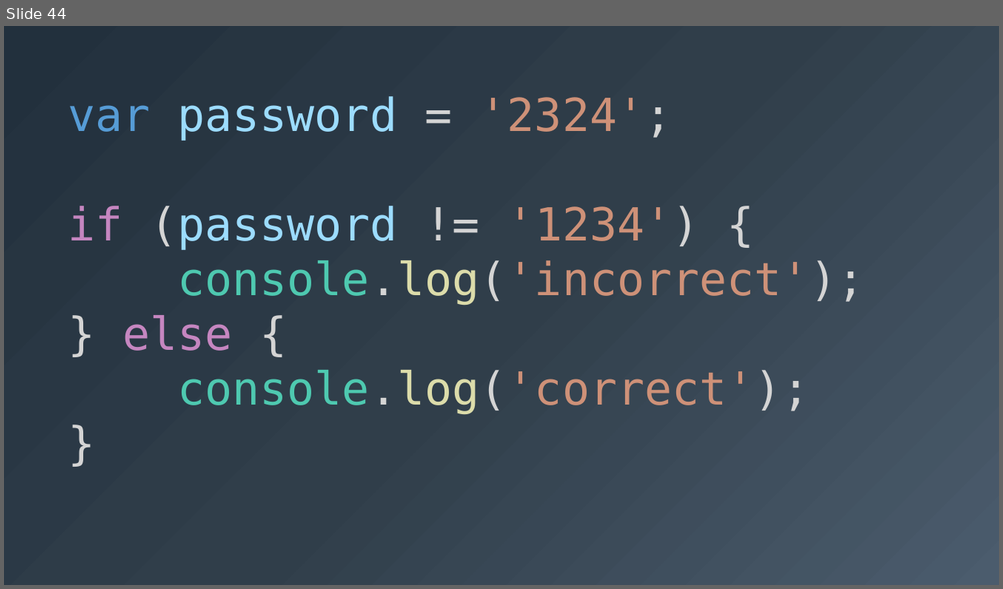
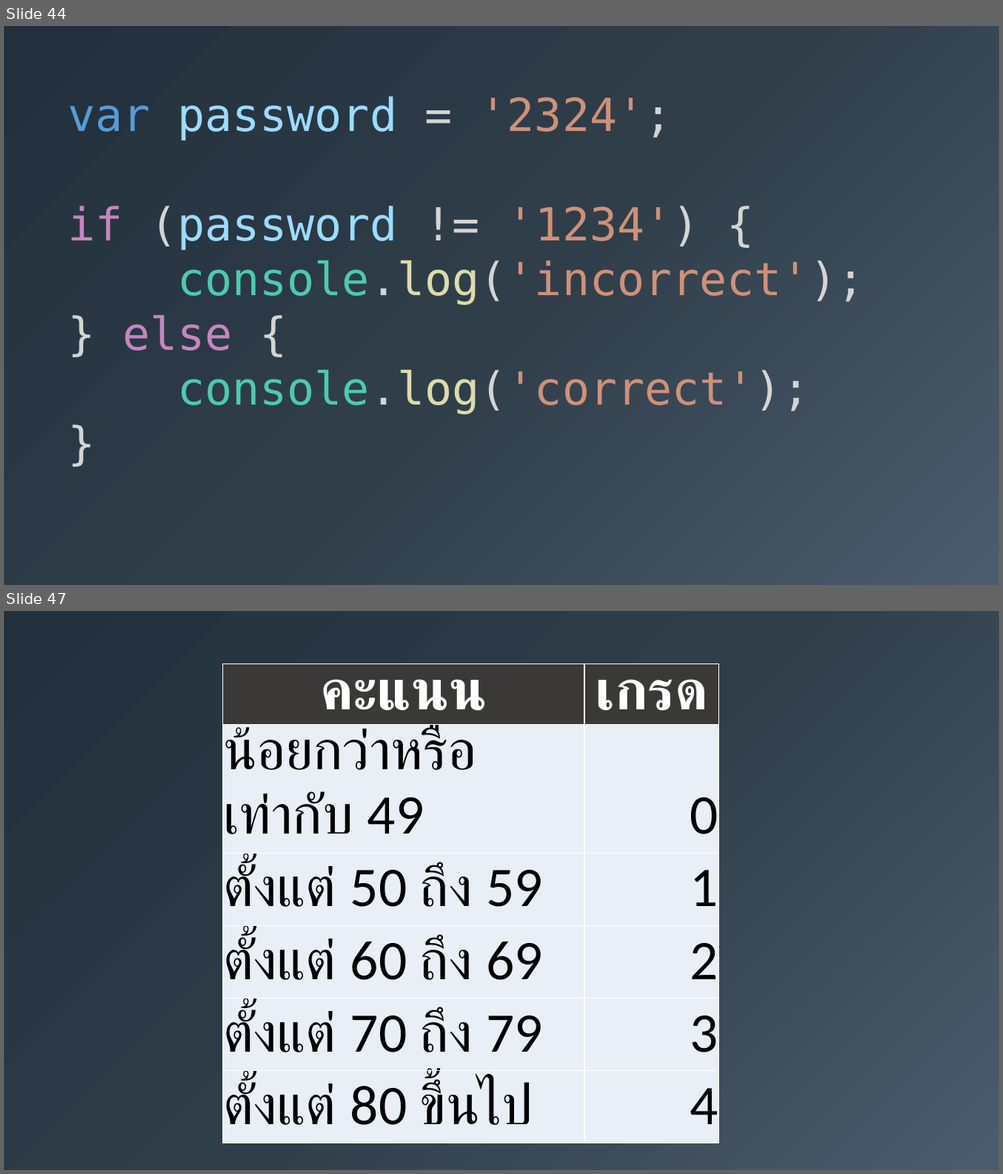
Before and after one commit to iamcmnut/moonlight-academy, a slide deck: course/Programming.for.Noobs/episode_5.0/ep5_presentation.pptx. Shown one above the other, each under a label of ours: slide 44 before the commit, slides 44 and 47 after it; the slides between them are not shown. The pictures are 1003x589 and 1003x1174 pixels, drawn with LibreOffice and Linux fonts; fonts in the diff are those of the drawing. Boxes give left, top, right and bottom in pixels: in the first picture for what was removed or moved away, otherwise in the second. Text is boxed around its words. In the diff, an @@ line names an element or a change of style, - is before the commit and + after.

```diff
--- a/course/Programming.for.Noobs/episode_5.0/ep5_presentation.pptx
+++ b/course/Programming.for.Noobs/episode_5.0/ep5_presentation.pptx
@@ slide 47 added at [4,611,999,1170], background gradient #4B5C6D to #303E4A to #22303D @@
@@ table added at [222,664,719,1128], 6 rows, 2 columns @@
+คะแนน | เกรด
+น้อยกว่าหรือเท่ากับ 49 | 0
+ตั้งแต่ 50 ถึง 59 | 1
+ตั้งแต่ 60 ถึง 69 | 2
+ตั้งแต่ 70 ถึง 79 | 3
+ตั้งแต่ 80 ขึ้นไป | 4
```
Also in this commit, not shown: 4 slides changed, 2 other slides added.
